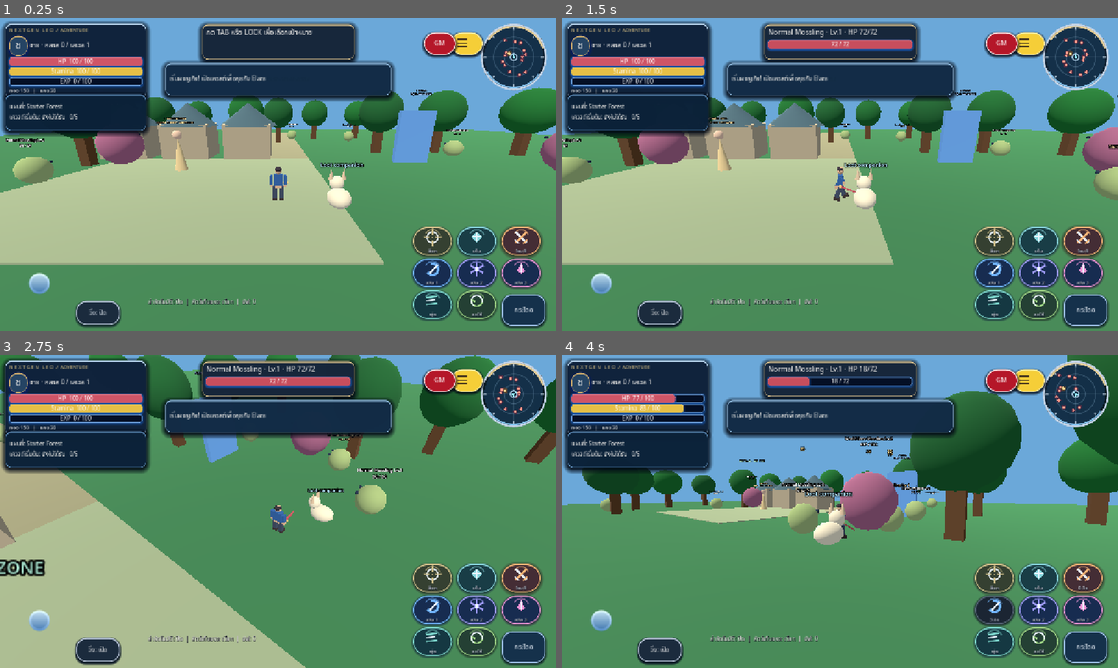
Above: before the commit, frames 1-4 (two rows, left to right).
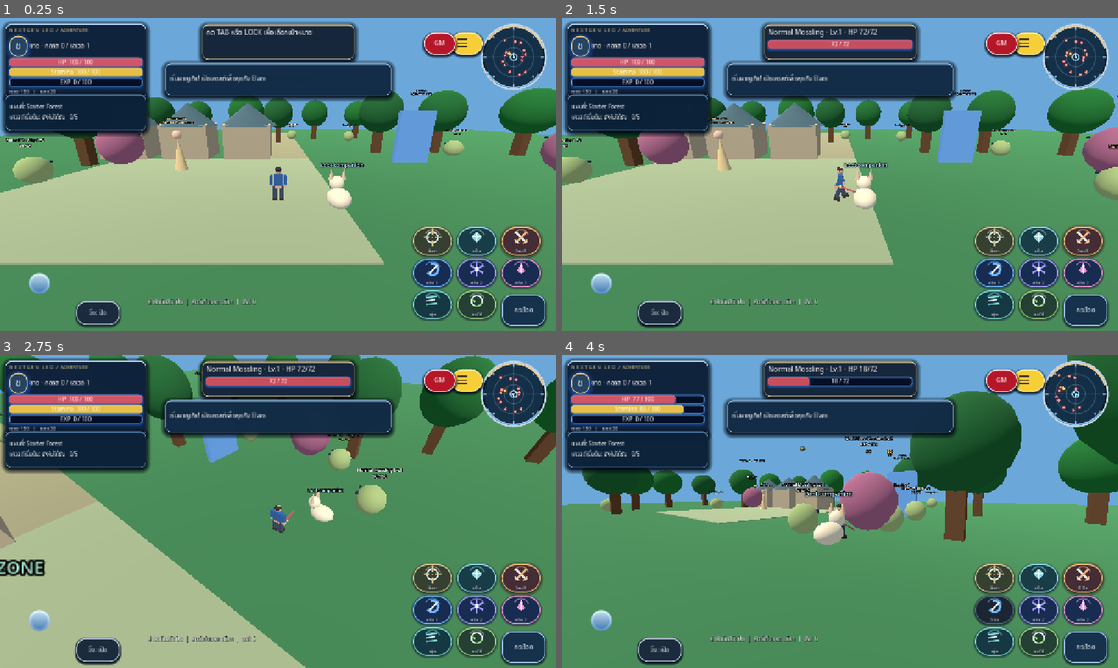
Above: after the commit, the same moments.

Repository: redfullmoon209-debug/NexTgenLeo
Game: Godot game, scene res://scenes/main.tscn
The game is run twice, just before and just after one commit, with the same random seed, the same clock (stepped at 60 frames per second) and the same inputs.
Inputs (mouse positions are in pixels of both pictures, inside the frame that each line leads up to):
- Up to frame 1 (0.25 s): no input
- Up to frame 2 (1.5 s): click "กระโดด" at 0.5 s; tap Enter at 1.25 s; move the mouse to (962, 158) at 1.27 s; hold D from 1.28 s (still down); tap Tab at 1.35 s; click (962, 158) at 1.42 s
- Up to frame 3 (2.75 s): tap Space at 1.52 s; release D at 2 s; drag from (166, 527) to (250, 574) at 2.02 s
- Up to frame 4 (4 s): move the mouse to (895, 442) at 2.77 s; hold D 2.78-3.5 s; tap 1 at 2.85 s; drag from (812, 574) to (673, 464) at 3.52 s

The runs differ from the first frame. In frame 1, 1.4% of the frame differs, in the area x 1-27%, y 5-25%; in frame 2, 1.5%; in frame 3, 1.5%; in frame 4, 1.5%.

Commit message:
Add UHD vector filigree to game panels, gold beveled inventory, bright labels and pet UI

Diff:
--- a/scripts/gameplay.gd
+++ b/scripts/gameplay.gd
@@ -834,7 +834,7 @@
 	panel.z_index = 100
 	panel.mouse_filter = Control.MOUSE_FILTER_STOP
 	panel.set_meta("leo_fantasy_skin", true)
-	panel.add_theme_stylebox_override("panel", _silver_panel_style(12, Color("09182dfb")))
+	panel.add_theme_stylebox_override("panel", _silver_panel_style(12, Color("#061632FC")))
 	world.hud.add_child(panel)
 	var scroll := ScrollContainer.new()
 	scroll.horizontal_scroll_mode = ScrollContainer.SCROLL_MODE_DISABLED
@@ -842,13 +842,14 @@
 	menu = VBoxContainer.new()
 	menu.size_flags_horizontal = Control.SIZE_EXPAND_FILL
 	scroll.add_child(menu)
+	_add_royal_trim(panel)
 	panel.hide()
 	bag_dock_panel = PanelContainer.new()
 	bag_dock_panel.name = "PersistentBagDock"
 	bag_dock_panel.z_index = 96
 	bag_dock_panel.mouse_filter = Control.MOUSE_FILTER_STOP
 	bag_dock_panel.set_meta("leo_fantasy_skin", true)
-	bag_dock_panel.add_theme_stylebox_override("panel", _silver_panel_style(12, Color("09182dfb")))
+	bag_dock_panel.add_theme_stylebox_override("panel", _silver_panel_style(12, Color("#061632FC")))
 	world.hud.add_child(bag_dock_panel)
 	var bag_scroll := ScrollContainer.new()
 	bag_scroll.horizontal_scroll_mode = ScrollContainer.SCROLL_MODE_DISABLED
@@ -856,6 +857,7 @@
 	bag_dock_menu = VBoxContainer.new()
 	bag_dock_menu.size_flags_horizontal = Control.SIZE_EXPAND_FILL
 	bag_scroll.add_child(bag_dock_menu)
+	_add_royal_trim(bag_dock_panel)
 	bag_dock_panel.hide()
 	world.get_viewport().size_changed.connect(_layout)
 	_layout()
@@ -1567,7 +1569,7 @@
 	_refresh_bag_dock()
 	panel.show()
 	panel.move_to_front() # last sibling receives clicks before HUD controls beneath it
-	var heading := _label(_thai_panel_name(name) + "   /   NEX TGEN LEO", 21)
+	var heading := _royal_heading(_thai_panel_name(name) + "   /   NEXT GEN LEO", 20)
 	heading.autowrap_mode = TextServer.AUTOWRAP_WORD_SMART
 	menu.add_child(heading)
 	_button("ปิด [Esc]", _close_panel, menu)
@@ -1655,25 +1657,25 @@
 func _silver_panel_style(radius: int = 10, surface: Color = Color("0b1c34f6")) -> StyleBoxFlat:
 	var style := StyleBoxFlat.new()
 	style.bg_color = surface
-	style.border_color = Color("d6b26c")
-	style.set_border_width_all(1)
+	style.border_color = Color("#EFC47B")
+	style.set_border_width_all(2)
 	style.border_width_top = 3
 	style.set_corner_radius_all(radius)
-	style.shadow_color = Color("071d64d4")
-	style.shadow_size = 7
+	style.shadow_color = Color("#1455BD99")
+	style.shadow_size = 10
 	style.shadow_offset = Vector2(0, 3)
-	style.content_margin_left = 6
-	style.content_margin_right = 6
-	style.content_margin_top = 5
-	style.content_margin_bottom = 5
+	style.content_margin_left = 7
+	style.content_margin_right = 7
+	style.content_margin_top = 6
+	style.content_margin_bottom = 6
 	return style
 
 func _equipment_slot_style(accent: Color, active: bool, hovered: bool = false) -> StyleBoxFlat:
-	var bg := Color("1e3c5f") if hovered else (Color("1a3456") if active else Color("10243e"))
+	var bg := Color("#144A91") if hovered else (Color("#0D326B") if active else Color("#071B3A"))
 	var style := _silver_panel_style(7, bg)
-	style.border_color = accent.lightened(0.18) if hovered else accent
-	style.shadow_color = Color("020714b5")
-	style.shadow_size = 3 if hovered else 2
+	style.border_color = Color("#FFE3A1") if hovered else accent.lerp(Color("#E8BC74"), 0.65)
+	style.shadow_color = Color("#1975D6A0") if hovered else Color("#0C3C9377")
+	style.shadow_size = 5 if hovered else 3
 	style.shadow_offset = Vector2(0, 2)
 	style.content_margin_left = 1
 	style.content_margin_right = 1
@@ -1694,8 +1696,8 @@
 	button.custom_minimum_size = Vector2(34, slot_height)
 	button.size_flags_horizontal = Control.SIZE_EXPAND_FILL
 	button.clip_text = true
-	button.add_theme_font_size_override("font_size", 9)
-	button.add_theme_color_override("font_color", Color("ecf3ff"))
+	button.add_theme_font_size_override("font_size", 10)
+	button.add_theme_color_override("font_color", Color("#F3F7FF"))
 	button.add_theme_color_override("font_hover_color", Color.WHITE)
 	button.add_theme_stylebox_override("normal", _equipment_slot_style(accent, filled))
 	button.add_theme_stylebox_override("hover", _equipment_slot_style(accent, filled, true))
@@ -1745,7 +1747,7 @@
 	bag_character_panel = PanelContainer.new()
 	bag_character_panel.name = "CharacterAndEquipment"
 	bag_character_panel.set_meta("leo_fantasy_skin", true)
-	bag_character_panel.add_theme_stylebox_override("panel", _silver_panel_style(10, Color("0b2246fa")))
+	bag_character_panel.add_theme_stylebox_override("panel", _silver_panel_style(10, Color("#071E43FB")))
 	bag_character_panel.size_flags_horizontal = Control.SIZE_EXPAND_FILL
 	bag_character_panel.size_flags_vertical = Control.SIZE_EXPAND_FILL
 	if wide: bag_character_panel.custom_minimum_size.x = 230
@@ -1754,6 +1756,7 @@
 	character_scroll.horizontal_scroll_mode = ScrollContainer.SCROLL_MODE_DISABLED
 	character_scroll.custom_minimum_size.y = 220.0 if not wide else maxf(160.0, panel.size.y - 135.0)
 	bag_character_panel.add_child(character_scroll)
+	_add_royal_trim(bag_character_panel)
 	var character := VBoxContainer.new()
 	character.size_flags_horizontal = Control.SIZE_EXPAND_FILL
 	character.add_theme_constant_override("separation", 3)
@@ -1767,7 +1770,7 @@
 	_bag_bar(character, Color("518fdb"), float(GameState.exp), float(GameState.exp_required()), "EXP")
 	# Exact positional mapping from the reference markup:
 	# left weapons / mount / loot pet, center player, right five armor items.
-	character.add_child(_label("ตัวละครและอุปกรณ์", 14))
+	character.add_child(_royal_heading("ตัวละครและอุปกรณ์", 14))
 	bag_equipment_frame = HBoxContainer.new()
 	bag_equipment_frame.name = "EquipmentAroundAvatar"
 	bag_equipment_frame.add_theme_constant_override("separation", 3)
@@ -1801,7 +1804,7 @@
 		_bag_equipment_slot(str(slot_def.id), str(slot_def.title), "armor", equipment_right, Color("bac9da"), 39.0)
 
 	# Silver jewelry row, left-to-right: ring / bracelet / necklace / bracelet / ring.
-	character.add_child(_label("เครื่องประดับ", 13))
+	character.add_child(_royal_heading("เครื่องประดับ", 13))
 	var jewelry_row := HBoxContainer.new()
 	jewelry_row.name = "JewelryRow"
 	jewelry_row.add_theme_constant_override("separation", 3)
@@ -1817,7 +1820,7 @@
 		_bag_equipment_slot(str(slot_def.id), str(slot_def.title), "jewelry", jewelry_row, Color("d4deea"), 38.0)
 
 	# Five isolated cosmetic slots. Cosmetics never replace functional armor.
-	character.add_child(_label("ชุดแฟชั่น", 13))
+	character.add_child(_royal_heading("ชุดแฟชั่น", 13))
 	var fashion_row := HBoxContainer.new()
 	fashion_row.name = "FashionRow"
 	fashion_row.add_theme_constant_override("separation", 3)
@@ -1838,7 +1841,7 @@
 	bag_inventory_panel = PanelContainer.new()
 	bag_inventory_panel.name = "InventoryRight"
 	bag_inventory_panel.set_meta("leo_fantasy_skin", true)
-	bag_inventory_panel.add_theme_stylebox_override("panel", _silver_panel_style(10, Color("0b2246fa")))
+	bag_inventory_panel.add_theme_stylebox_override("panel", _silver_panel_style(10, Color("#071E43FB")))
 	bag_inventory_panel.size_flags_horizontal = Control.SIZE_EXPAND_FILL
 	bag_inventory_panel.size_flags_vertical = Control.SIZE_EXPAND_FILL
 	if wide: bag_inventory_panel.custom_minimum_size.x = 275
@@ -1847,7 +1850,8 @@
 	inventory_column.size_flags_horizontal = Control.SIZE_EXPAND_FILL
 	inventory_column.add_theme_constant_override("separation", 3)
 	bag_inventory_panel.add_child(inventory_column)
-	inventory_column.add_child(_label("กระเป๋า • %d / 200" % GameState.inventory.size(), 16))
+	_add_royal_trim(bag_inventory_panel)
+	inventory_column.add_child(_royal_heading("กระเป๋า • %d / 200" % GameState.inventory.size(), 16))
 	var inventory_summary: Label = _label("ทอง %d  แคช %d" % [GameState.gold, GameState.cash], 12)
 	inventory_column.add_child(inventory_summary)
 	# No vertical scrolling inside the item grid. Screen capacity determines
@@ -1930,7 +1934,7 @@
 		button.tooltip_text = item_tip
 		button.add_theme_font_size_override("font_size", 11)
 		button.set_meta("leo_fantasy_skin", true)
-		button.add_theme_stylebox_override("normal", _equipment_slot_style(Color("b89855"), index < GameState.inventory.size()))
+		button.add_theme_stylebox_override("normal", _equipment_slot_style(Color("#D6AB68"), index < GameState.inventory.size()))
 		button.add_theme_stylebox_override("hover", _equipment_slot_style(Color("e7c679"), true, true))
 		button.add_theme_stylebox_override("pressed", _equipment_slot_style(Color("ffe4ac"), true, true))
 	# On tall phones, show actual inventory items first. Equipment remains
@@ -2028,14 +2032,15 @@
 	var card := PanelContainer.new()
 	card.name = "PetEquipmentSection"
 	card.set_meta("leo_fantasy_skin", true)
-	card.add_theme_stylebox_override("panel", _silver_panel_style(9, Color("102442f8")))
+	card.add_theme_stylebox_override("panel", _silver_panel_style(9, Color("#081D45FB")))
 	card.size_flags_horizontal = Control.SIZE_EXPAND_FILL
 	parent.add_child(card)
 	var stack := VBoxContainer.new()
 	stack.add_theme_constant_override("separation", 2)
 	card.add_child(stack)
+	_add_royal_trim(card)
 	var has_pet: bool = GameState.equipped.has("loot_pet")
-	stack.add_child(_label("สัตว์เลี้ยงของฉัน  •  Lv.%d" % GameState.pet_level, 13))
+	stack.add_child(_royal_heading("สัตว์เลี้ยงของฉัน  •  Lv.%d" % GameState.pet_level, 13))
 	var body := HBoxContainer.new()
 	body.add_theme_constant_override("separation", 3)
 	stack.add_child(body)
@@ -2049,7 +2054,7 @@
 	bag_pet_preview_frame.name = "EquippedPetPortrait"
 	bag_pet_preview_frame.custom_minimum_size = Vector2(130.0, 118.0)
 	bag_pet_preview_frame.size_flags_horizontal = Control.SIZE_EXPAND_FILL
-	bag_pet_preview_frame.add_theme_stylebox_override("panel", _silver_panel_style(8, Color("071930f7")))
+	bag_pet_preview_frame.add_theme_stylebox_override("panel", _silver_panel_style(8, Color("#061833FA")))
 	body.add_child(bag_pet_preview_frame)
 	_build_bag_pet_preview(bag_pet_preview_frame)
 	var status: Label = _label("สัตว์เลี้ยงเก็บของ" if has_pet else "ยังไม่ได้สวมใส่สัตว์เลี้ยง", 10)
